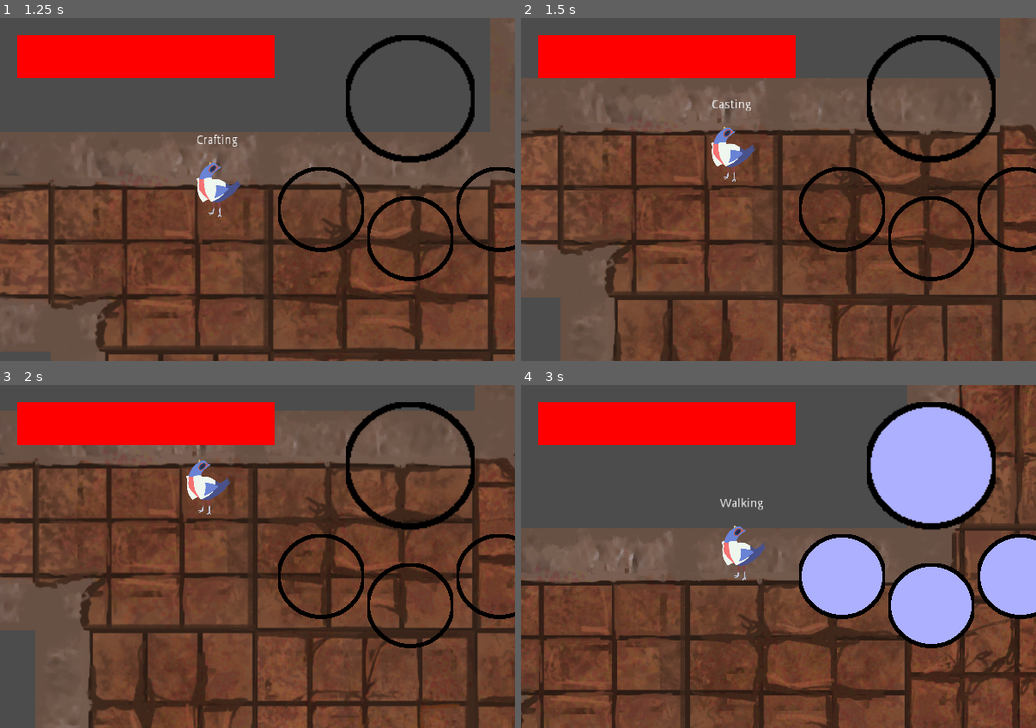
Above: before the commit, frames 1-4 (two rows, left to right).
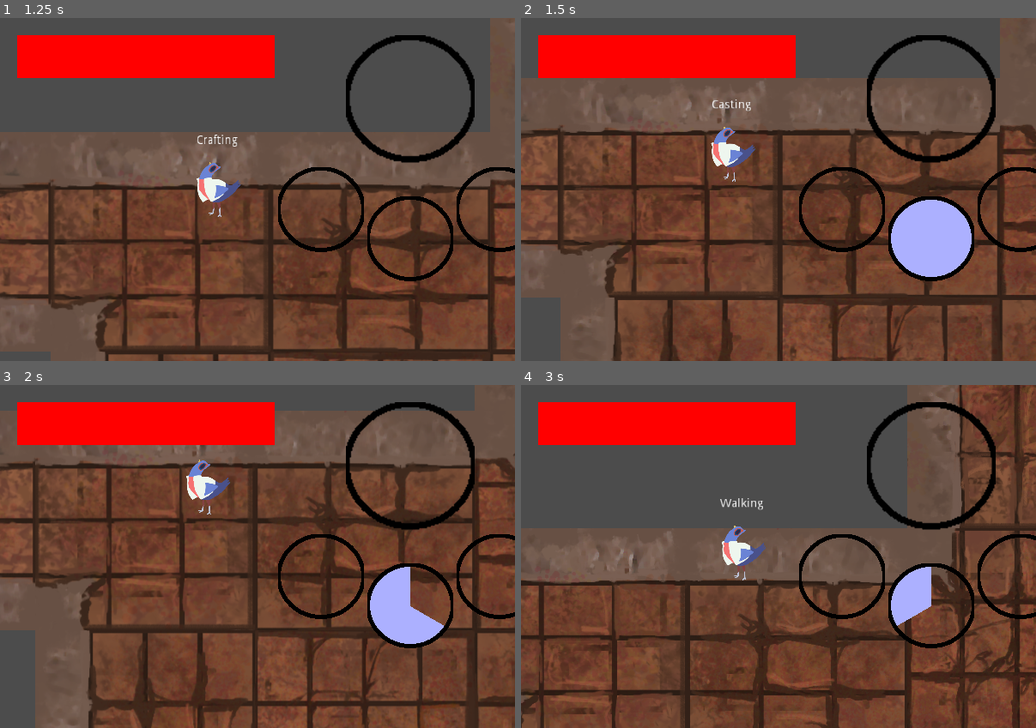
Above: after the commit, the same moments.

Repository: Alexzander-Stone/A-Squire-s-Tale
Game: Godot game, scene res://World.tscn
The game is run twice, just before and just after one commit, with the same random seed, the same clock (stepped at 60 frames per second) and the same inputs.
Inputs:
- Up to frame 1 (1.25 s): tap Enter at 0.5 s; hold Right (ui_right) from 0.53 s (still down); hold Shift (craft) from 0.53 s (still down)
- Up to frame 2 (1.5 s): release Right (ui_right) at 1.28 s; release Shift (craft) at 1.28 s; hold Down (ui_down) from 1.28 s (still down); tap S (primary_ability) at 1.35 s
- Up to frame 3 (2 s): keep holding Down (ui_down)
- Up to frame 4 (3 s): release Down (ui_down) at 2.03 s; hold Right (ui_right) 2.03-2.78 s; tap A (secondary_ability) at 2.1 s; hold Up (ui_up) from 2.78 s (still down); tap W (super_ability) at 2.85 s

Frame 1 is identical in both runs. In frame 2, 2.8% of the frame differs, in the area x 71-88%, y 53-76%; in frame 3, 1.8%; in frame 4, 13%, in the area x 54-100%, y 6-76%.

Commit message:
Each ability now has their own cooldown indicator (through the use of signals).

Diff:
--- a/Player/Player.tscn
+++ b/Player/Player.tscn
@@ -23,7 +23,7 @@
 "speed": 5.0
 } ]
 
-[node name="Player" type="Node2D" index="0"]
+[node name="Player" type="Node2D"]
 
 position = Vector2( 106.147, 63.6884 )
 script = ExtResource( 1 )
--- a/Player/Scripts/Movement States/Casting.gd
+++ b/Player/Scripts/Movement States/Casting.gd
@@ -1,4 +1,12 @@
 extends "res://Player/Scripts/Movement States/Inheritable Classes/IFlinchable.gd"
+
+signal primary_used(cooldown_timer)
+signal secondary_used(cooldown_timer)
+signal ternary_used(cooldown_timer)
+signal super_used(cooldown_timer)
+
+# Cooldown timers.
+var primary_cooldown = 3
 
 var casting_animation_timer = 0
 var timeToAnimate = 2
@@ -16,6 +24,7 @@
 	if(args[0] == 1):
 		#select animation and play it
 		print("first ability activate")
+		emit_signal("primary_used", primary_cooldown)
 		#set timeToAnimate to the animation duration
 		casting_animation_timer = 1;
 	else:
--- a/UI/AbilityCooldown.gd
+++ /dev/null
@@ -1,11 +0,0 @@
-extends TextureProgress
-
-var cooldown_timer = 0
-var timeToCooldown = 1
-
-func _process(delta):
-	if Input.is_action_pressed("ui_up") and cooldown_timer <= 0:
-		cooldown_timer = timeToCooldown
-	if cooldown_timer > 0:
-		cooldown_timer -= delta
-		set_value(cooldown_timer)
--- a/UI/GUI.tscn
+++ b/UI/GUI.tscn
@@ -1,14 +1,17 @@
-[gd_scene load_steps=8 format=2]
+[gd_scene load_steps=11 format=2]
 
 [ext_resource path="res://UI/Assets/HealthBarUI.png" type="Texture" id=1]
-[ext_resource path="res://UI/HealthBar.gd" type="Script" id=2]
+[ext_resource path="res://UI/Scripts/HealthBar.gd" type="Script" id=2]
 [ext_resource path="res://UI/Assets/SuperButton.png" type="Texture" id=3]
 [ext_resource path="res://UI/Assets/SuperButtonOverlay.png" type="Texture" id=4]
-[ext_resource path="res://UI/AbilityCooldown.gd" type="Script" id=5]
+[ext_resource path="res://UI/Scripts/SuperCooldown.gd" type="Script" id=5]
 [ext_resource path="res://UI/Assets/AbilityButton.png" type="Texture" id=6]
 [ext_resource path="res://UI/Assets/AbilityButtonOverlay.png" type="Texture" id=7]
-
-[node name="GUI" type="MarginContainer"]
+[ext_resource path="res://UI/Scripts/SecondaryCooldown.gd" type="Script" id=8]
+[ext_resource path="res://UI/Scripts/PrimaryCooldown.gd" type="Script" id=9]
+[ext_resource path="res://UI/Scripts/TernaryCooldown.gd" type="Script" id=10]
+
+[node name="GUI" type="MarginContainer" index="0"]
 
 anchor_left = 0.0
 anchor_top = 0.0
@@ -220,7 +223,7 @@
 radial_fill_degrees = 360.0
 radial_center_offset = Vector2( 0, 0 )
 nine_patch_stretch = false
-script = ExtResource( 5 )
+script = ExtResource( 8 )
 _sections_unfolded = [ "Radial Fill", "Rect", "Textures" ]
 
 [node name="Primary" type="VBoxContainer" parent="Bar Top/Abilities/Regular" index="1"]
@@ -288,7 +291,7 @@
 radial_fill_degrees = 360.0
 radial_center_offset = Vector2( 0, 0 )
 nine_patch_stretch = false
-script = ExtResource( 5 )
+script = ExtResource( 9 )
 _sections_unfolded = [ "Anchor", "Focus", "Hint", "Margin", "Material", "Mouse", "Pause", "Radial Fill", "Rect", "Size Flags", "Textures", "Theme", "Visibility" ]
 
 [node name="Ternary" type="VBoxContainer" parent="Bar Top/Abilities/Regular" index="2"]
@@ -336,5 +339,5 @@
 radial_fill_degrees = 360.0
 radial_center_offset = Vector2( 0, 0 )
 nine_patch_stretch = false
-script = ExtResource( 5 )
+script = ExtResource( 10 )
 _sections_unfolded = [ "Radial Fill", "Textures" ]
--- /dev/null
+++ b/UI/Scripts/Inheritables/ICooldown.gd
@@ -0,0 +1,17 @@
+extends TextureProgress
+
+var casting_node
+var cooldown_timer = 0
+
+func _ready():
+	casting_node = $"/root/World/Player/StateMachine/Casting"
+
+func animation_cooldown_start(time):
+	cooldown_timer = time
+	set_value(cooldown_timer)
+	set_max(cooldown_timer)
+
+func _process(delta):
+	if cooldown_timer > 0:
+		cooldown_timer -= delta
+		set_value(cooldown_timer)
--- /dev/null
+++ b/UI/Scripts/PrimaryCooldown.gd
@@ -0,0 +1,4 @@
+extends "res://UI/Scripts/Inheritables/ICooldown.gd"
+
+func _ready():
+	casting_node.connect("primary_used", self, "animation_cooldown_start")
--- /dev/null
+++ b/UI/Scripts/SecondaryCooldown.gd
@@ -0,0 +1,4 @@
+extends "res://UI/Scripts/Inheritables/ICooldown.gd"
+
+func _ready():
+	casting_node.connect("secondary_used", self, "animation_cooldown_start")
--- /dev/null
+++ b/UI/Scripts/SuperCooldown.gd
@@ -0,0 +1,4 @@
+extends "res://UI/Scripts/Inheritables/ICooldown.gd"
+
+func _ready():
+	casting_node.connect("super_used", self, "animation_cooldown_start")
--- /dev/null
+++ b/UI/Scripts/TernaryCooldown.gd
@@ -0,0 +1,4 @@
+extends "res://UI/Scripts/Inheritables/ICooldown.gd"
+
+func _ready():
+	casting_node.connect("ternary_used", self, "animation_cooldown_start")
--- a/World.tscn
+++ b/World.tscn
@@ -4,7 +4,7 @@
 [ext_resource path="res://UI/GUI.tscn" type="PackedScene" id=2]
 [ext_resource path="res://Player/Player.tscn" type="PackedScene" id=3]
 
-[node name="World" type="Node" index="0"]
+[node name="World" type="Node"]
 
 [node name="Environment" parent="." index="0" instance=ExtResource( 1 )]
 
Renamed: UI/GUI.gd -> UI/Scripts/GUI.gd
Renamed: UI/HealthBar.gd -> UI/Scripts/HealthBar.gd
